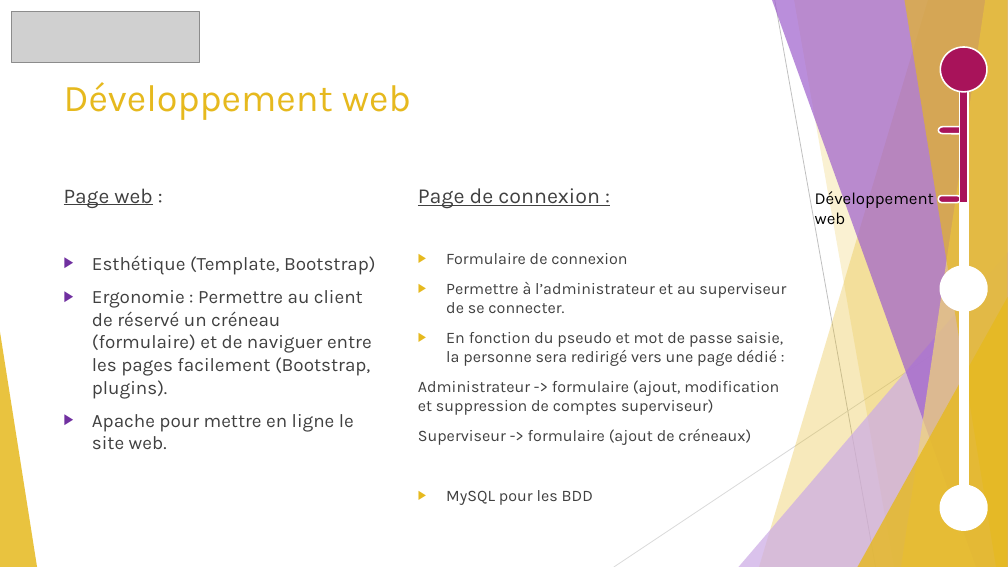
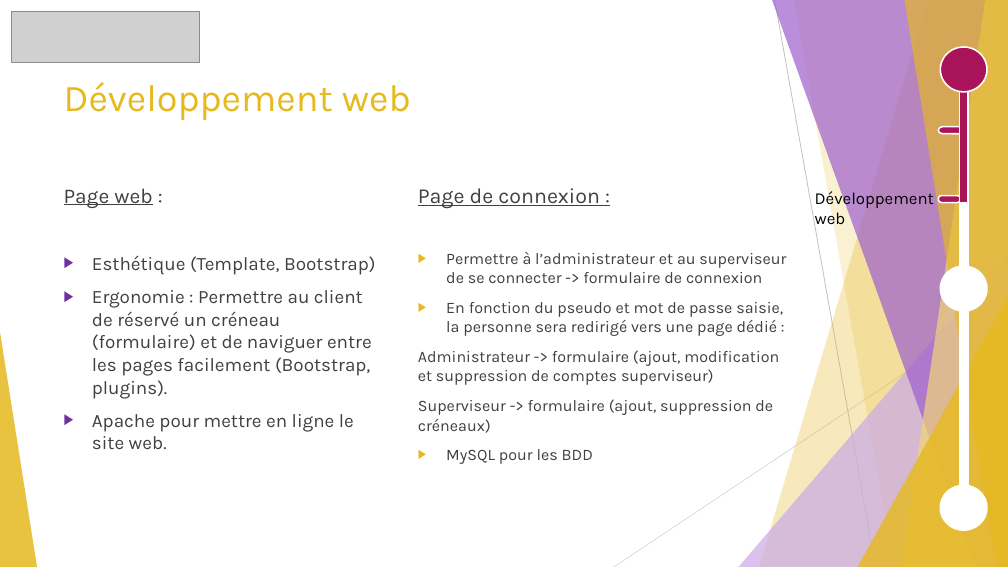
Before and after one commit to GuiguiMvn/Systeme-Escape-Game-Telethon, a slide deck: slide 5 of Cyril/Projet Théléton.pptx. Drawn at 1008x567 pixels with LibreOffice and Linux fonts; fonts in the diff are those of the drawing; grey boxes stand for pictures. Boxes give left, top, right and bottom in pixels: in the first picture for what was removed or moved away, otherwise in the second. Text is boxed around its words. In the diff, an @@ line names an element or a change of style, - is before the commit and + after.

```diff
--- a/Cyril/Projet Théléton.pptx
+++ b/Cyril/Projet Théléton.pptx
@@ text at [446, 252, 786, 283]: text changed @@
-▶ Formulaire de connexion
-▶ Permettre à l’administrateur et au superviseur de se connecter.
+▶ Permettre à l’administrateur et au superviseur de se connecter -> formulaire de connexion
@@ text at [418, 399, 773, 433]: text changed @@
-Superviseur -> formulaire (ajout de créneaux)
+Superviseur -> formulaire (ajout, suppression de créneaux)
```
Also in this commit, not shown: 2 other slides changed, 1 other file.
